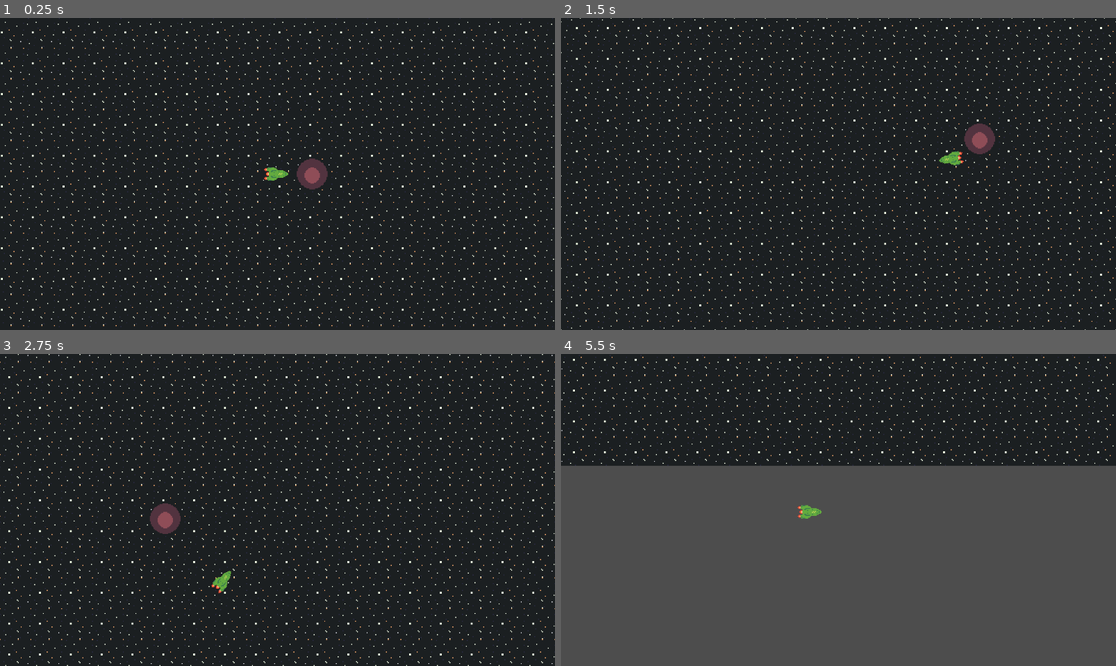
Above: before the commit, frames 1-4 (two rows, left to right).
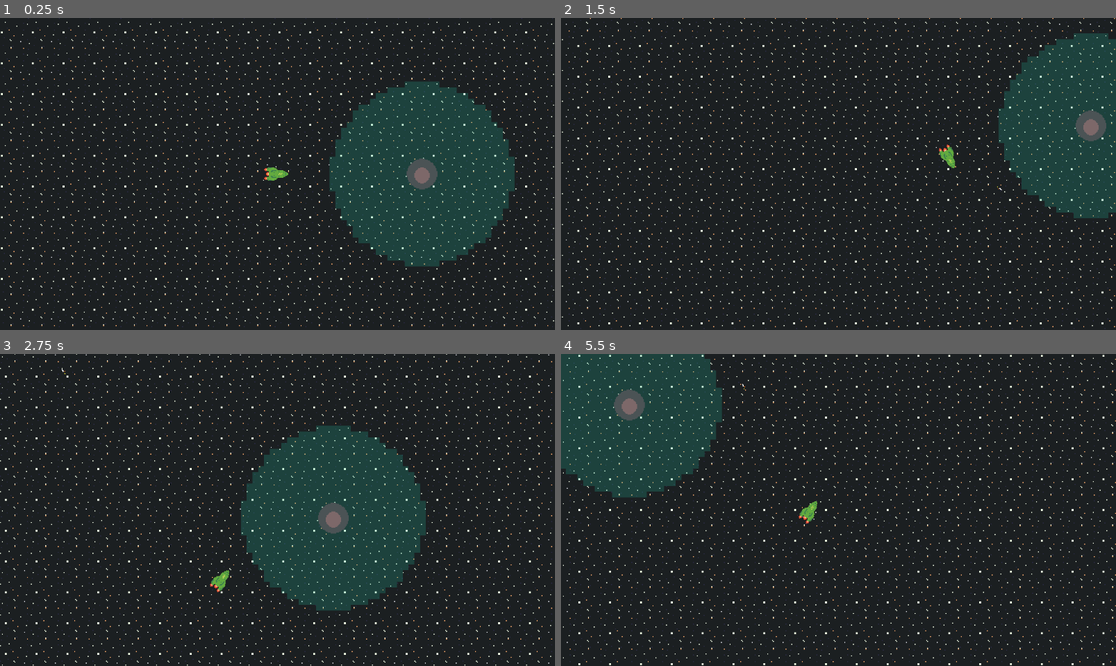
Above: after the commit, the same moments.

Repository: MylesJPritchett/game-dev
Game: Godot game, scene res://node_2d.tscn
Two runs of this game, one before a commit and one after it. Both use one fixed random seed, a clock stepped at 60 frames per second and the inputs below.
Inputs (mouse positions are in pixels of both pictures, inside the frame that each line leads up to):
- Up to frame 1 (0.25 s): no input
- Up to frame 2 (1.5 s): tap Enter at 0.5 s; move the mouse to (960, 158) at 0.52 s; press the mouse at (960, 158) at 0.53 s; hold D (right) 0.53-1.28 s; move the mouse to (727, 189) at 1.27 s; release the mouse at (727, 189) at 1.28 s; hold S (down) from 1.28 s (still down); click (727, 189) at 1.35 s
- Up to frame 3 (2.75 s): move the mouse to (333, 441) at 2.02 s; release S (down) at 2.03 s; press the mouse at (333, 441) at 2.03 s; hold D (right) from 2.03 s (still down)
- Up to frame 4 (5.5 s): move the mouse to (810, 572) at 2.77 s; release D (right) at 2.78 s; release the mouse at (810, 572) at 2.78 s; hold W (up) 2.78-3.53 s; click (810, 572) at 2.85 s; move the mouse to (1005, 556) at 3.52 s; press the mouse at (1005, 556) at 3.53 s; hold A (left) 3.53-5.03 s; move the mouse to (672, 463) at 4.27 s; release the mouse at (672, 463) at 4.28 s; click (672, 463) at 4.35 s; move the mouse to (866, 510) at 5.02 s; press the mouse at (866, 510) at 5.03 s; hold S (down) from 5.03 s (still down)

The runs differ from the first frame. In frame 1, 15% of the frame differs, in the area x 53-93%, y 20-80%; in frame 2, 16%; in frame 3, 21%; in frame 4, 75%, in the area x 0-100%, y 0-100%.

Commit message:
player movement now physics based, added gravity and shooting

Diff:
--- /dev/null
+++ b/bullet.gd
@@ -0,0 +1,20 @@
+extends RigidBody2D
+
+const LIFETIME = 1000
+
+var lifetime_counter
+# Called when the node enters the scene tree for the first time.
+func _ready():
+	lifetime_counter = 0
+	pass # Replace with function body.
+
+
+# Called every frame. 'delta' is the elapsed time since the previous frame.
+func _process(delta):
+
+	if lifetime_counter > LIFETIME:
+		queue_free()
+	lifetime_counter += 1
+
+func _physics_process(delta):
+	look_at(global_position + linear_velocity)
--- /dev/null
+++ b/bullet.tscn
@@ -0,0 +1,65 @@
+[gd_scene load_steps=10 format=3 uid="uid://d3nm1nbp36ig0"]
+
+[ext_resource type="Script" path="res://bullet.gd" id="1_1bs8f"]
+[ext_resource type="Texture2D" uid="uid://dwx1a1fwkfyle" path="res://sprites/bullet-Sheet.png" id="2_xwylj"]
+
+[sub_resource type="CapsuleShape2D" id="CapsuleShape2D_30t3e"]
+radius = 2.0
+height = 10.0
+
+[sub_resource type="AtlasTexture" id="AtlasTexture_f6xh5"]
+atlas = ExtResource("2_xwylj")
+region = Rect2(12, 14, 6, 3)
+
+[sub_resource type="AtlasTexture" id="AtlasTexture_k4gj3"]
+atlas = ExtResource("2_xwylj")
+region = Rect2(44, 14, 6, 3)
+
+[sub_resource type="AtlasTexture" id="AtlasTexture_wb0ut"]
+atlas = ExtResource("2_xwylj")
+region = Rect2(76, 14, 6, 3)
+
+[sub_resource type="AtlasTexture" id="AtlasTexture_s6pyf"]
+atlas = ExtResource("2_xwylj")
+region = Rect2(108, 14, 6, 3)
+
+[sub_resource type="AtlasTexture" id="AtlasTexture_r4ai5"]
+atlas = ExtResource("2_xwylj")
+region = Rect2(140, 14, 6, 3)
+
+[sub_resource type="SpriteFrames" id="SpriteFrames_ern3d"]
+animations = [{
+"frames": [{
+"duration": 1.0,
+"texture": SubResource("AtlasTexture_f6xh5")
+}, {
+"duration": 1.0,
+"texture": SubResource("AtlasTexture_k4gj3")
+}, {
+"duration": 1.0,
+"texture": SubResource("AtlasTexture_wb0ut")
+}, {
+"duration": 1.0,
+"texture": SubResource("AtlasTexture_s6pyf")
+}, {
+"duration": 1.0,
+"texture": SubResource("AtlasTexture_r4ai5")
+}],
+"loop": true,
+"name": &"default",
+"speed": 5.0
+}]
+
+[node name="RigidBody2D" type="RigidBody2D"]
+mass = 0.1
+script = ExtResource("1_1bs8f")
+
+[node name="CollisionShape2D" type="CollisionShape2D" parent="."]
+rotation = 1.5708
+shape = SubResource("CapsuleShape2D_30t3e")
+
+[node name="AnimatedSprite2D" type="AnimatedSprite2D" parent="."]
+texture_filter = 1
+sprite_frames = SubResource("SpriteFrames_ern3d")
+frame = 1
+frame_progress = 0.619123
--- a/node_2d.tscn
+++ b/node_2d.tscn
@@ -1,15 +1,9 @@
-[gd_scene load_steps=8 format=3 uid="uid://dr6nq5uif06x7"]
+[gd_scene load_steps=5 format=3 uid="uid://dr6nq5uif06x7"]
 
-[ext_resource type="Script" path="res://ship1.gd" id="1_2tfwe"]
 [ext_resource type="Texture2D" uid="uid://otxgcvspngoy" path="res://sprites/backtile1.png" id="1_n4jjy"]
-[ext_resource type="Texture2D" uid="uid://cacv40fd7xk67" path="res://sprites/ship1.png" id="1_w0ynh"]
-[ext_resource type="Texture2D" uid="uid://brrms3ejji142" path="res://sprites/planet1.png" id="2_0r3a5"]
+[ext_resource type="PackedScene" uid="uid://gl7lvairybmu" path="res://planet.tscn" id="2_mh5t3"]
+[ext_resource type="PackedScene" uid="uid://d3e5d1c8yekur" path="res://player.tscn" id="4_pni5n"]
 [ext_resource type="Script" path="res://Camera2D.gd" id="5_rgck8"]
-
-[sub_resource type="CapsuleShape2D" id="CapsuleShape2D_dcp0v"]
-
-[sub_resource type="CircleShape2D" id="CircleShape2D_hlee4"]
-radius = 16.0
 
 [node name="Node2D" type="Node2D"]
 
@@ -26,30 +20,8 @@
 node_a = NodePath("../player")
 node_b = NodePath("../RigidBody2D2")
 
-[node name="player" type="CharacterBody2D" parent="."]
-motion_mode = 1
-script = ExtResource("1_2tfwe")
-
-[node name="CollisionShape2D" type="CollisionShape2D" parent="player"]
-position = Vector2(-2, 0)
-rotation = 4.71239
-shape = SubResource("CapsuleShape2D_dcp0v")
-
-[node name="Ship1" type="Sprite2D" parent="player"]
-texture_filter = 1
-rotation = 1.5708
-texture = ExtResource("1_w0ynh")
-
-[node name="RigidBody2D" type="RigidBody2D" parent="."]
-position = Vector2(36, 0)
-freeze = true
-
-[node name="CollisionShape2D" type="CollisionShape2D" parent="RigidBody2D"]
-shape = SubResource("CircleShape2D_hlee4")
-
-[node name="Planet1" type="Sprite2D" parent="RigidBody2D"]
-texture_filter = 1
-texture = ExtResource("2_0r3a5")
+[node name="RigidBody2D" parent="." instance=ExtResource("2_mh5t3")]
+position = Vector2(150, 0)
 
 [node name="RigidBody2D2" type="RigidBody2D" parent="."]
 
@@ -58,3 +30,5 @@
 position_smoothing_speed = 500.0
 editor_draw_screen = false
 script = ExtResource("5_rgck8")
+
+[node name="player" parent="." instance=ExtResource("4_pni5n")]
--- /dev/null
+++ b/planet.gd
@@ -0,0 +1,11 @@
+extends RigidBody2D
+
+
+# Called when the node enters the scene tree for the first time.
+func _ready():
+	pass # Replace with function body.
+
+
+# Called every frame. 'delta' is the elapsed time since the previous frame.
+func _process(delta):
+	pass
--- /dev/null
+++ b/planet.tscn
@@ -0,0 +1,38 @@
+[gd_scene load_steps=6 format=3 uid="uid://gl7lvairybmu"]
+
+[ext_resource type="Script" path="res://planet.gd" id="1_3dsry"]
+[ext_resource type="Texture2D" uid="uid://brrms3ejji142" path="res://sprites/planet1.png" id="2_f4fmd"]
+[ext_resource type="Texture2D" uid="uid://5axy4xacvtgt" path="res://sprites/atmosphere-trasns.png" id="3_v21ga"]
+
+[sub_resource type="CircleShape2D" id="CircleShape2D_hlee4"]
+radius = 16.0
+
+[sub_resource type="CircleShape2D" id="CircleShape2D_mt3xg"]
+
+[node name="RigidBody2D" type="RigidBody2D"]
+freeze = true
+script = ExtResource("1_3dsry")
+
+[node name="CollisionShape2D" type="CollisionShape2D" parent="."]
+shape = SubResource("CircleShape2D_hlee4")
+
+[node name="Planet1" type="Sprite2D" parent="."]
+texture_filter = 1
+texture = ExtResource("2_f4fmd")
+
+[node name="Area2D" type="Area2D" parent="."]
+gravity_space_override = 1
+gravity_point = true
+gravity_point_center = Vector2(0, 0)
+gravity_direction = Vector2(0, 0)
+gravity = 100.0
+
+[node name="CollisionShape2D" type="CollisionShape2D" parent="Area2D"]
+modulate = Color(0.278431, 1, 1, 1)
+scale = Vector2(10, 10)
+shape = SubResource("CircleShape2D_mt3xg")
+
+[node name="Sprite2D" type="Sprite2D" parent="Area2D/CollisionShape2D"]
+texture_filter = 1
+scale = Vector2(0.6, 0.6)
+texture = ExtResource("3_v21ga")
--- /dev/null
+++ b/player.tscn
@@ -0,0 +1,24 @@
+[gd_scene load_steps=4 format=3 uid="uid://d3e5d1c8yekur"]
+
+[ext_resource type="Script" path="res://player_movement.gd" id="1_vu6wx"]
+[ext_resource type="Texture2D" uid="uid://cacv40fd7xk67" path="res://sprites/ship1.png" id="2_mbrk3"]
+
+[sub_resource type="CapsuleShape2D" id="CapsuleShape2D_dcp0v"]
+
+[node name="player" type="RigidBody2D"]
+mass = 100.0
+script = ExtResource("1_vu6wx")
+
+[node name="CollisionShape2D" type="CollisionShape2D" parent="."]
+position = Vector2(-2, 0)
+rotation = -1.5708
+shape = SubResource("CapsuleShape2D_dcp0v")
+
+[node name="Ship1" type="Sprite2D" parent="."]
+texture_filter = 1
+rotation = 1.5708
+texture = ExtResource("2_mbrk3")
+
+[node name="end_of_gun" type="Marker2D" parent="."]
+position = Vector2(19, 0)
+gizmo_extents = 14.7
--- /dev/null
+++ b/player_movement.gd
@@ -0,0 +1,61 @@
+extends RigidBody2D
+
+
+const FORWARD_ACCELERATION = 1000000 #pixels/sec/sec
+const SIDE_AND_BACK_ACCELERATION = 500000 #pixels/sec/sec
+const MAX_SPEED = 20000 #pixels/sec
+const ROTATION_SPEED = 5 #lerp between current and mouse
+const BULLET_FORCE = 500
+const FIRE_RATE = 50
+
+
+var bullet_scene = load("res://bullet.tscn")
+var time_to_next_shot = 0
+
+
+@onready var end_of_gun = $end_of_gun
+
+
+func _ready():
+	time_to_next_shot = 0
+
+func _process(delta):
+	shoot()
+
+
+func _physics_process(delta):
+	movement(delta)
+
+
+func movement(delta):
+	var forward_input = -1 * Input.get_axis("up", "down")
+	var strafe_input = Input.get_axis("left", "right")
+
+	var thrust_force :Vector2
+
+	var direction = get_global_mouse_position() - global_position
+	var angle_to = transform.x.angle_to(direction)
+
+	rotate(sign(angle_to) * min(delta * ROTATION_SPEED, abs(angle_to)))
+
+	if forward_input > 0:
+		thrust_force += transform.x * forward_input * FORWARD_ACCELERATION * delta
+	elif forward_input < 0:
+		thrust_force += transform.x * forward_input * SIDE_AND_BACK_ACCELERATION * delta
+
+	thrust_force += transform.y * strafe_input * SIDE_AND_BACK_ACCELERATION * delta
+
+	apply_force(thrust_force)
+
+func shoot():
+	if Input.is_action_pressed("lmb") and time_to_next_shot <= 0:
+		var bullet_instance = bullet_scene.instantiate()
+		var level_root = get_parent()
+		level_root.add_child(bullet_instance)
+		bullet_instance.global_position = end_of_gun.global_position
+		var bullet_force = linear_velocity + Vector2(BULLET_FORCE, 0).rotated(global_rotation)
+		bullet_instance.look_at(global_position + bullet_force)
+		bullet_instance.apply_impulse(bullet_force)
+
+		time_to_next_shot = FIRE_RATE
+	time_to_next_shot -= 1
--- a/project.godot
+++ b/project.godot
@@ -37,3 +37,13 @@
 "events": [Object(InputEventKey,"resource_local_to_scene":false,"resource_name":"","device":-1,"window_id":0,"alt_pressed":false,"shift_pressed":false,"ctrl_pressed":false,"meta_pressed":false,"pressed":false,"keycode":0,"physical_keycode":68,"key_label":0,"unicode":100,"echo":false,"script":null)
 ]
 }
+lmb={
+"deadzone": 0.5,
+"events": [Object(InputEventMouseButton,"resource_local_to_scene":false,"resource_name":"","device":-1,"window_id":0,"alt_pressed":false,"shift_pressed":false,"ctrl_pressed":false,"meta_pressed":false,"button_mask":1,"position":Vector2(238, 10),"global_position":Vector2(242, 53),"factor":1.0,"button_index":1,"canceled":false,"pressed":true,"double_click":false,"script":null)
+]
+}
+
+[physics]
+
+2d/default_gravity=0.0
+2d/default_gravity_vector=Vector2(0, 0)
--- a/ship1.gd
+++ /dev/null
@@ -1,38 +0,0 @@
-extends CharacterBody2D
-
-
-const FORWARD_ACCELERATION = 100 #pixels/sec/sec
-const SIDE_AND_BACK_ACCELERATION = 50 #pixels/sec/sec
-const MAX_SPEED = 200 #pixels/sec
-const ROTATION_SPEED = 5 #radians/sec
-
-
-
-
-func get_input():
-
-	look_at(get_global_mouse_position())
-
-
-
-func _physics_process(delta):
-
-
-	var forward_input = -1 * Input.get_axis("up", "down")
-	var strafe_input = Input.get_axis("left", "right")
-
-	var thrust_force :Vector2
-
-	get_input()
-
-	thrust_force += transform.x * forward_input * FORWARD_ACCELERATION * delta
-	thrust_force += transform.y * strafe_input * SIDE_AND_BACK_ACCELERATION * delta
-
-	velocity += thrust_force
-
-	velocity.x = clamp(velocity.x, -MAX_SPEED, MAX_SPEED)
-	velocity.y = clamp(velocity.y, -MAX_SPEED, MAX_SPEED)
-
-
-	print(velocity)
-	move_and_slide()
--- /dev/null
+++ b/shooting.gd
@@ -0,0 +1,21 @@
+extends Marker2D
+
+var bullet_scene = load("res://bullet.tscn")
+
+@onready var end_of_gun = $end_of_gun
+
+
+# Called when the node enters the scene tree for the first time.
+func _ready():
+	pass # Replace with function body.
+
+
+# Called every frame. 'delta' is the elapsed time since the previous frame.
+func _process(delta):
+	if Input.is_action_pressed("lmb"):
+		var bullet_instance = bullet_scene.instantiate()
+		add_child(bullet_instance)
+		bullet_instance.global_position = end_of_gun.global_position
+		bullet_instance.apply_impulse()
+
+	pass
Binary file added: sprites/atmosphere-trasns.png
Not shown, added: sprites/atmosphere-trasns.png.import
Binary file added: sprites/atmosphere.png
Not shown, added: sprites/atmosphere.png.import
Binary file added: sprites/bullet-Sheet.png
Not shown, added: sprites/bullet-Sheet.png.import
Binary file added: sprites/bullet.aseprite
